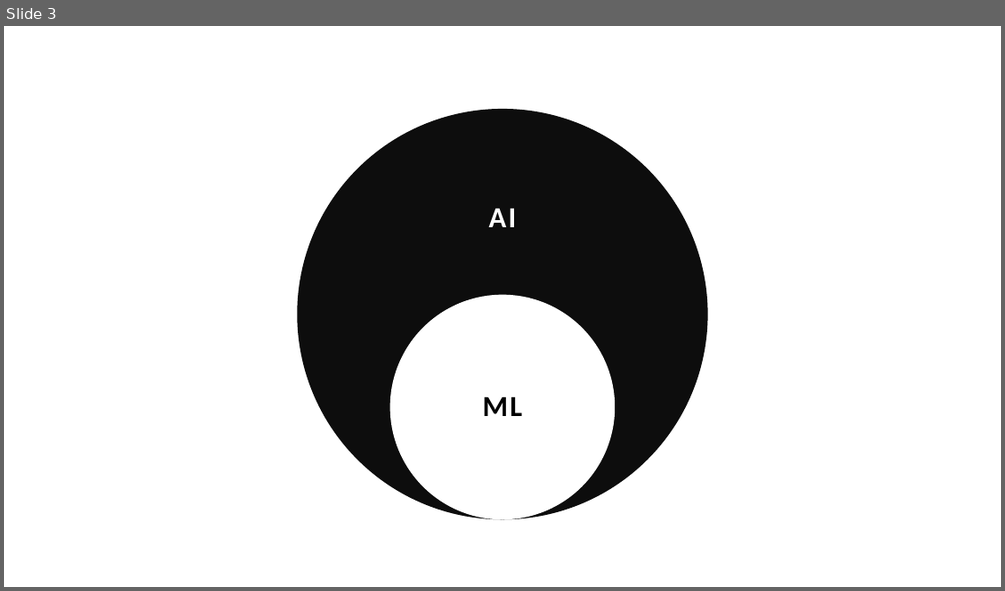
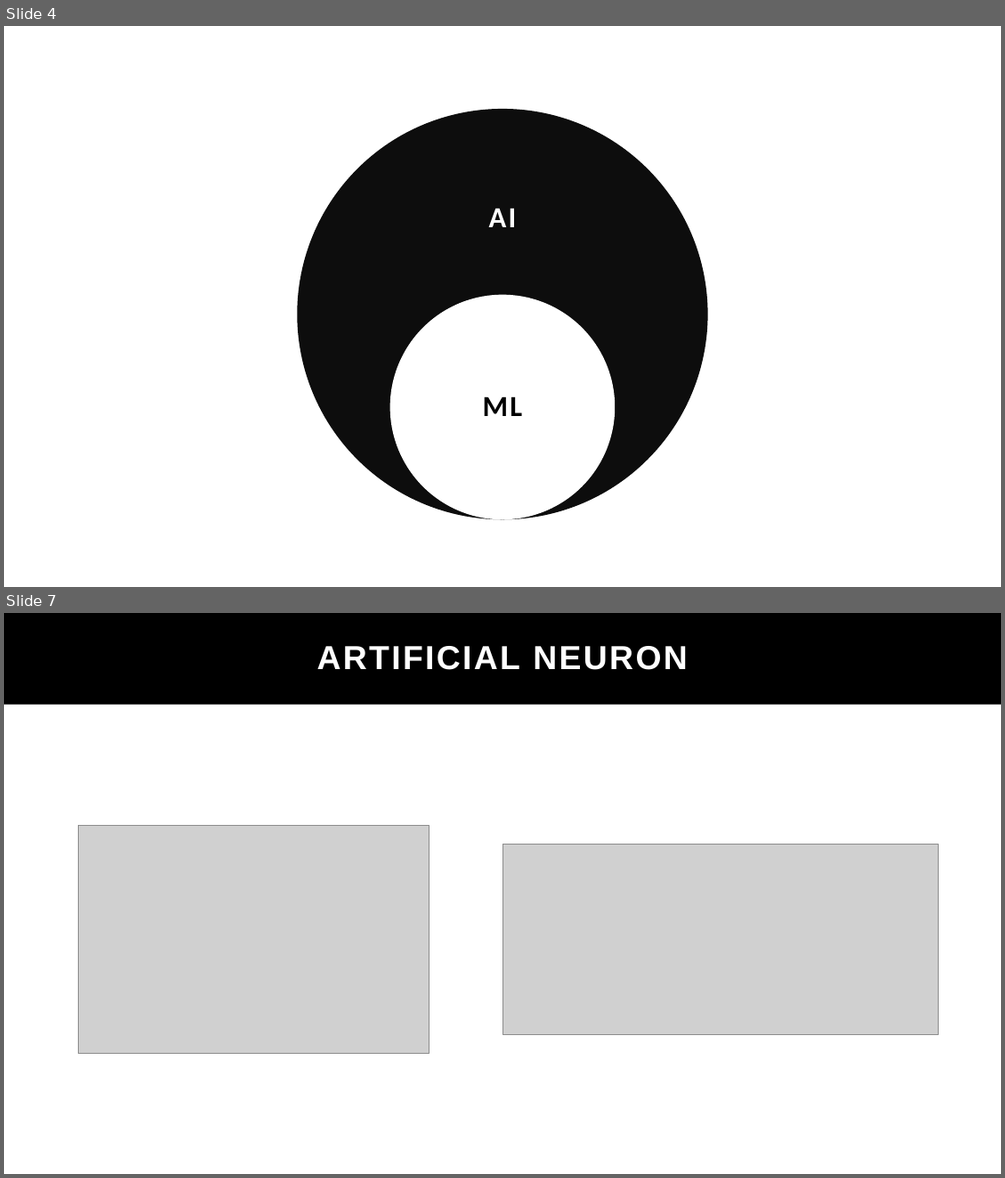
Before and after one commit to parangeomkar/stm32, a slide deck: ppt.pptx. Shown one above the other, each under a label of ours: slide 3 before the commit, slides 4 and 7 after it; the slides between them are not shown. The pictures are 1005x591 and 1005x1178 pixels, drawn with LibreOffice and Linux fonts; fonts in the diff are those of the drawing; grey boxes stand for pictures. Boxes give left, top, right and bottom in pixels: in the first picture for what was removed or moved away, otherwise in the second. Text is boxed around its words. In the diff, an @@ line names an element or a change of style, - is before the commit and + after.

```diff
--- a/ppt.pptx
+++ b/ppt.pptx
@@ slide 7 added at (x1=4, y1=613, x2=1001, y2=1174), background #FFFFFF @@
@@ rectangle added at (x1=4, y1=613, x2=385, y2=1174), fill #0D0D0D @@
@@ rectangle added at (x1=4, y1=613, x2=502, y2=1174), fill #FFFFFF @@
@@ rectangle added at (x1=4, y1=613, x2=1001, y2=705), fill #000000 @@
@@ text added at (x1=317, y1=646, x2=688, y2=670), 32 pt, text #FFFFFF, bold @@
+ARTIFICIAL NEURON
@@ picture added at (x1=78, y1=826, x2=429, y2=1053) @@
@@ picture added at (x1=502, y1=844, x2=938, y2=1035) @@
@@ what was slide 3 is now slide 4 @@
```
Also in this commit, not shown: 2 slides changed, 9 other slides added, 2 slides removed.
